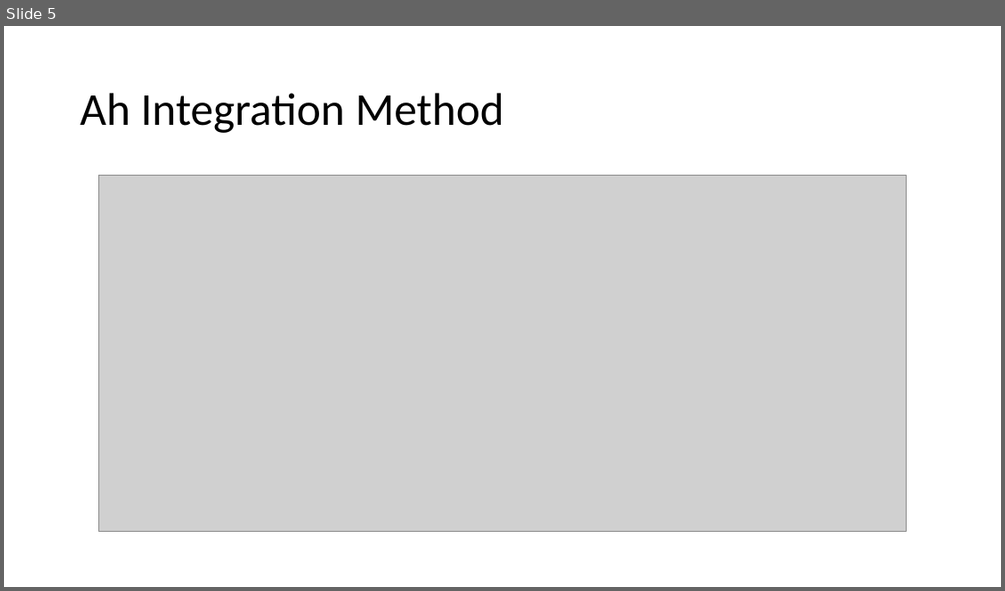
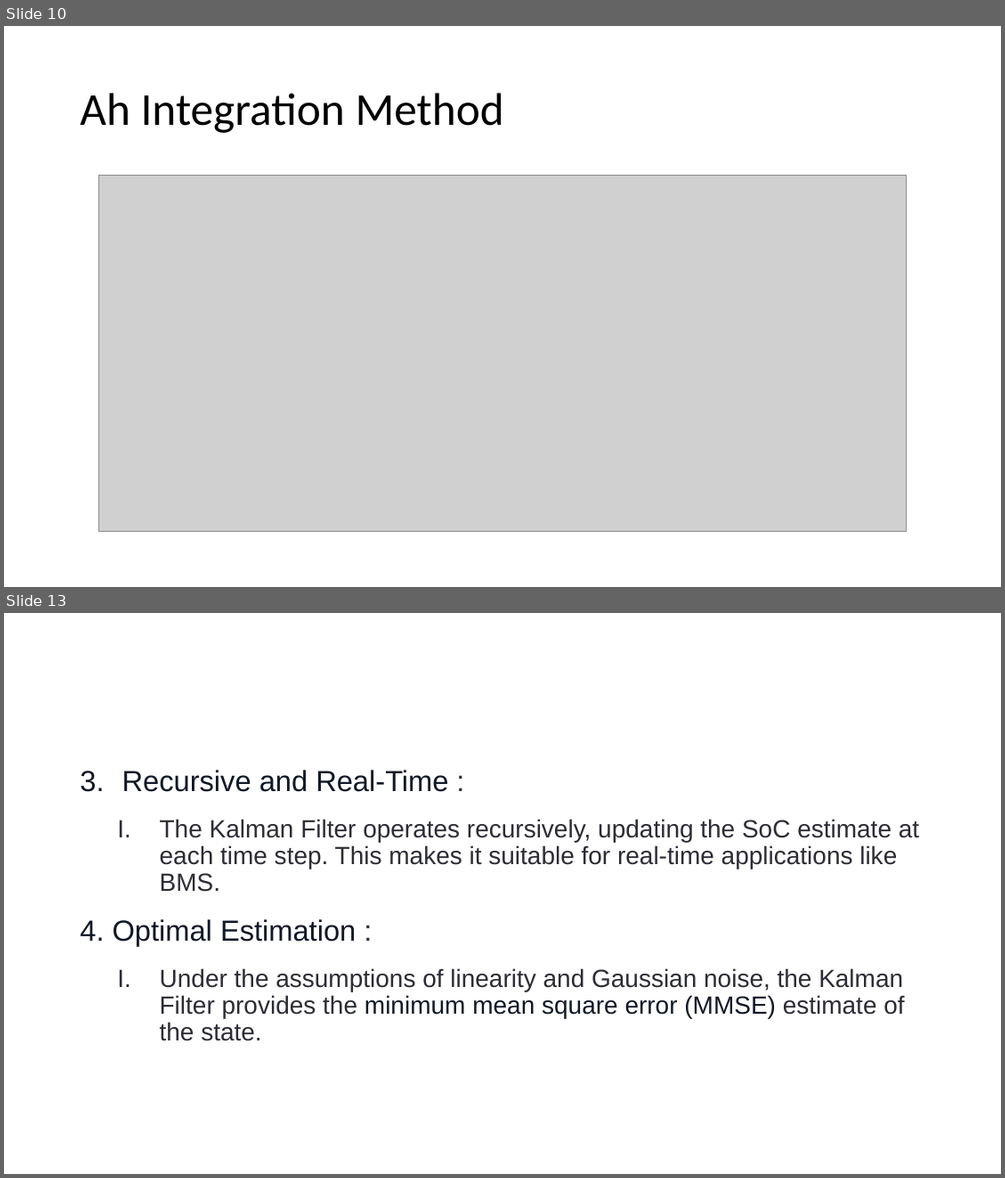
Before and after one commit to DrHammerhead/SoC-estimation, a slide deck: SoC Estimation.pptx. Shown one above the other, each under a label of ours: slide 5 before the commit, slides 10 and 13 after it; the slides between them are not shown. The pictures are 1005x591 and 1005x1178 pixels, drawn with LibreOffice and Linux fonts; fonts in the diff are those of the drawing; grey boxes stand for pictures. Boxes give left, top, right and bottom in pixels: in the first picture for what was removed or moved away, otherwise in the second. Text is boxed around its words. In the diff, an @@ line names an element or a change of style, - is before the commit and + after.

```diff
--- a/SoC Estimation.pptx
+++ b/SoC Estimation.pptx
@@ slide 13 added at [4,613,1001,1174], background #FFFFFF @@
@@ text added at [113,770,919,1041], 24 pt, text #2C2C36 @@
+3. Recursive and Real-Time :
+  I. The Kalman Filter operates recursively, updating the SoC estimate at each time step. This makes it suitable for real-time applications like BMS.
+4. Optimal Estimation :
+  I. Under the assumptions of linearity and Gaussian noise, the Kalman Filter provides the minimum mean square error (MMSE) estimate of the state.
@@ what was slide 5 is now slide 10 @@
```
Also in this commit, not shown: 9 other slides added, 1 slide removed.
